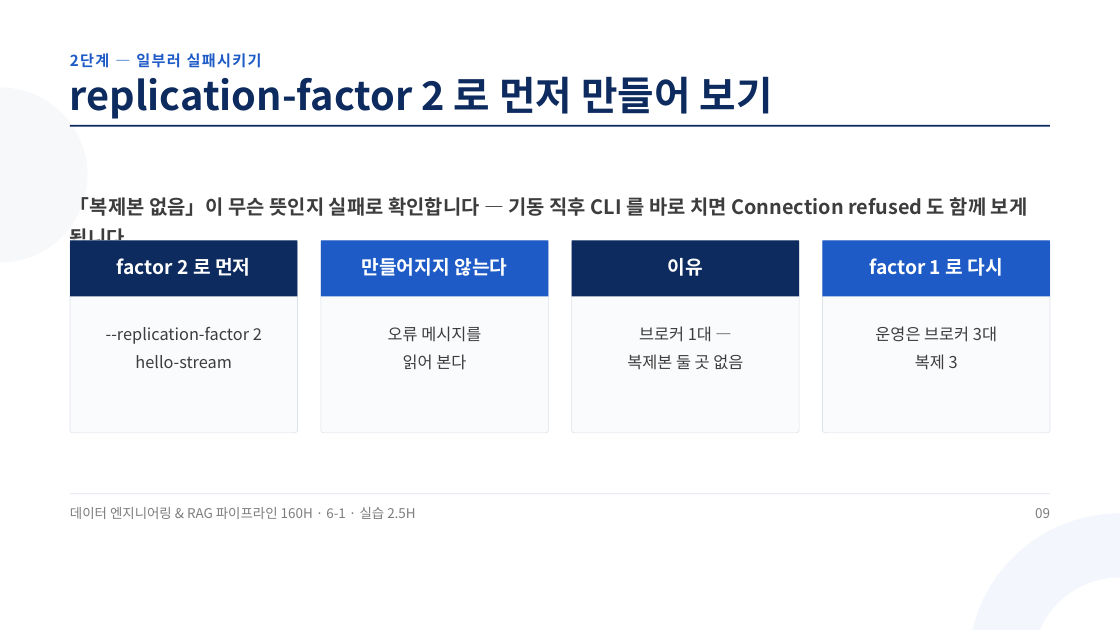
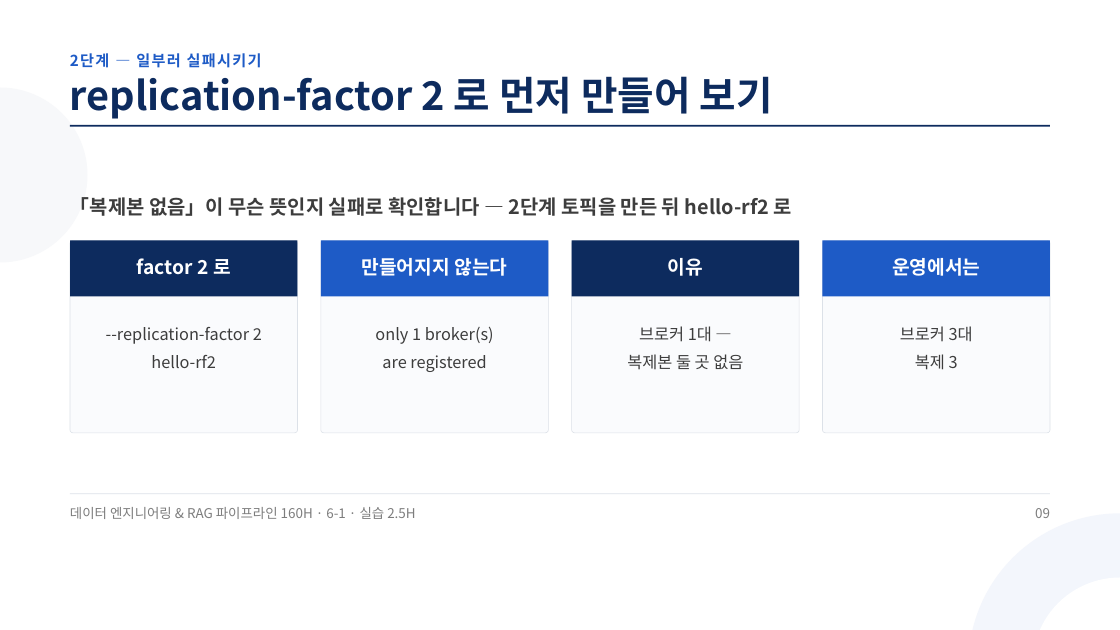
Before and after one commit to aebonlee/materials, a slide deck: slide 9 of data-eng/decks/w6d1s2.pptx. Drawn at 1120x630 pixels with LibreOffice and Linux fonts; fonts in the diff are those of the drawing. Boxes give left, top, right and bottom in pixels: in the first picture for what was removed or moved away, otherwise in the second. Text is boxed around its words. In the diff, an @@ line names an element or a change of style, - is before the commit and + after.

```diff
--- a/data-eng/decks/w6d1s2.pptx
+++ b/data-eng/decks/w6d1s2.pptx
@@ text at [70,197,792,216]: text changed @@
-「복제본 없음」이 무슨 뜻인지 실패로 확인합니다 — 기동 직후 CLI 를 바로 치면 Connection refused 도 함께 보게 됩니다
+「복제본 없음」이 무슨 뜻인지 실패로 확인합니다 — 2단계 토픽을 만든 뒤 hello-rf2 로
@@ text at [137,258,231,275]: text changed @@
-factor 2 로 먼저
+factor 2 로
@@ text at [892,258,980,276]: text changed @@
-factor 1 로 다시
+운영에서는
@@ text at [375,327,494,372]: text changed @@
-오류 메시지를
-읽어 본다
+only 1 broker(s)
+are registered
@@ text at [900,326,973,342]: text changed @@
-운영은 브로커 3대
+브로커 3대
@@ text at [151,355,216,368]: text changed @@
-hello-stream
+hello-rf2
```
Also in this commit, not shown: 6 other slides changed, 9 other files.
